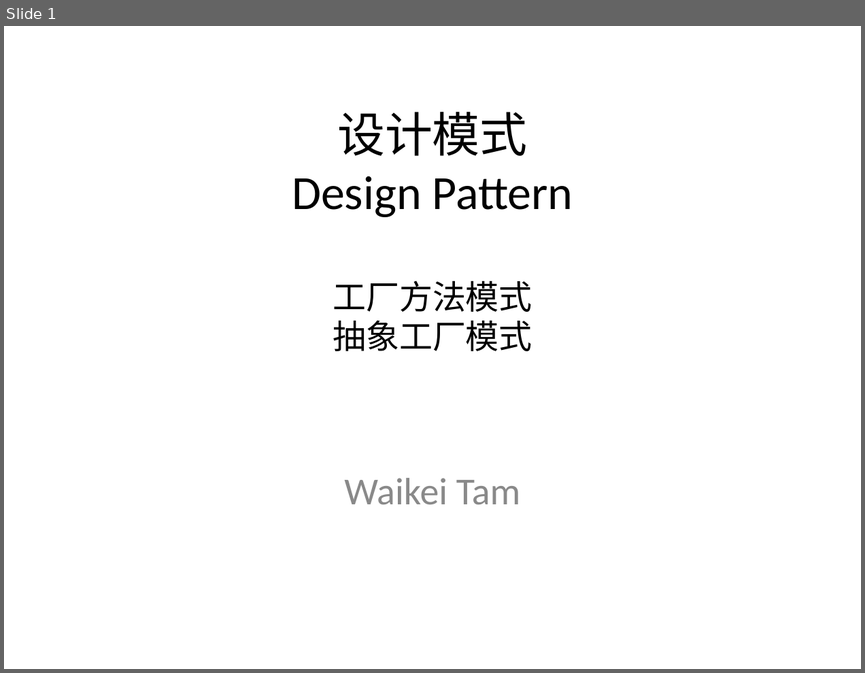
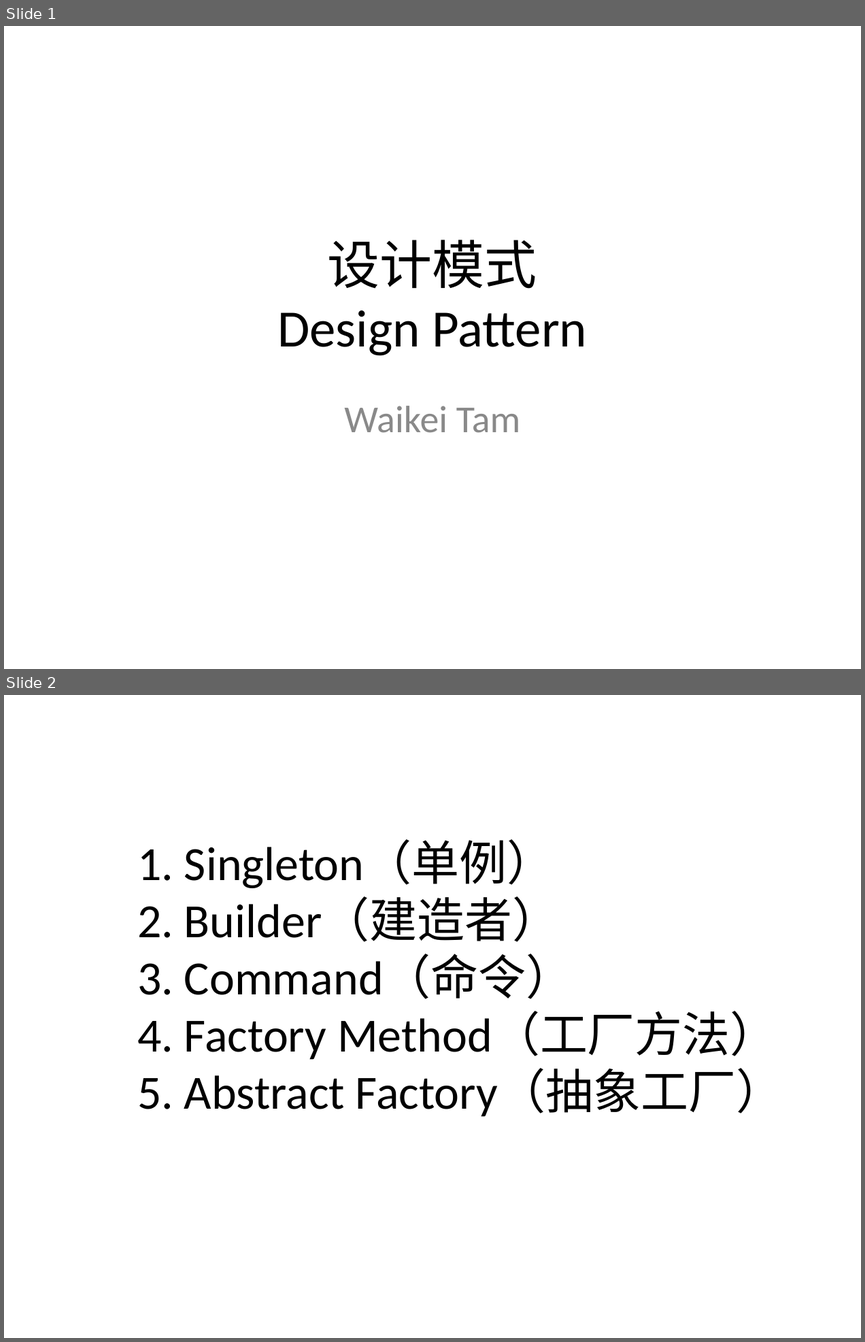
Before and after one commit to PlumpMath/DesignPattern-108, a slide deck: doc/Design Pattern.ppt. Shown one above the other, each under a label of ours: slide 1 before the commit, slides 1 and 2 after it. The pictures are 865x673 and 865x1342 pixels, drawn with LibreOffice and Linux fonts; fonts in the diff are those of the drawing. Boxes give left, top, right and bottom in pixels: in the first picture for what was removed or moved away, otherwise in the second. Text is boxed around its words. In the diff, an @@ line names an element or a change of style, - is before the commit and + after.

```diff
--- a/doc/Design Pattern.ppt
+++ b/doc/Design Pattern.ppt
@@ slide 2 added at (x1=4, y1=695, x2=861, y2=1338), background #FFFFFF @@
@@ title added at (x1=137, y1=841, x2=783, y2=1117), 40 pt, text #000000 @@
+1. Singleton（单例）
+2. Builder（建造者）
+3. Command（命令）
+4. Factory Method（工厂方法）
+5. Abstract Factory（抽象工厂）
@@ slide 1 changed as well @@
@@ title at (x1=277, y1=240, x2=587, y2=356): text changed; size 40 to 44 pt @@
-设计模式
-Design Pattern
-工厂方法模式
-抽象工厂模式
+设计模式
+Design Pattern
@@ subtitle "Waikei Tam" moved from (x1=344, y1=478, x2=520, y2=505) to (x1=344, y1=405, x2=520, y2=433) @@
```
Also in this commit, not shown: 3 other slides changed, 15 other slides added, 2 slides removed.
